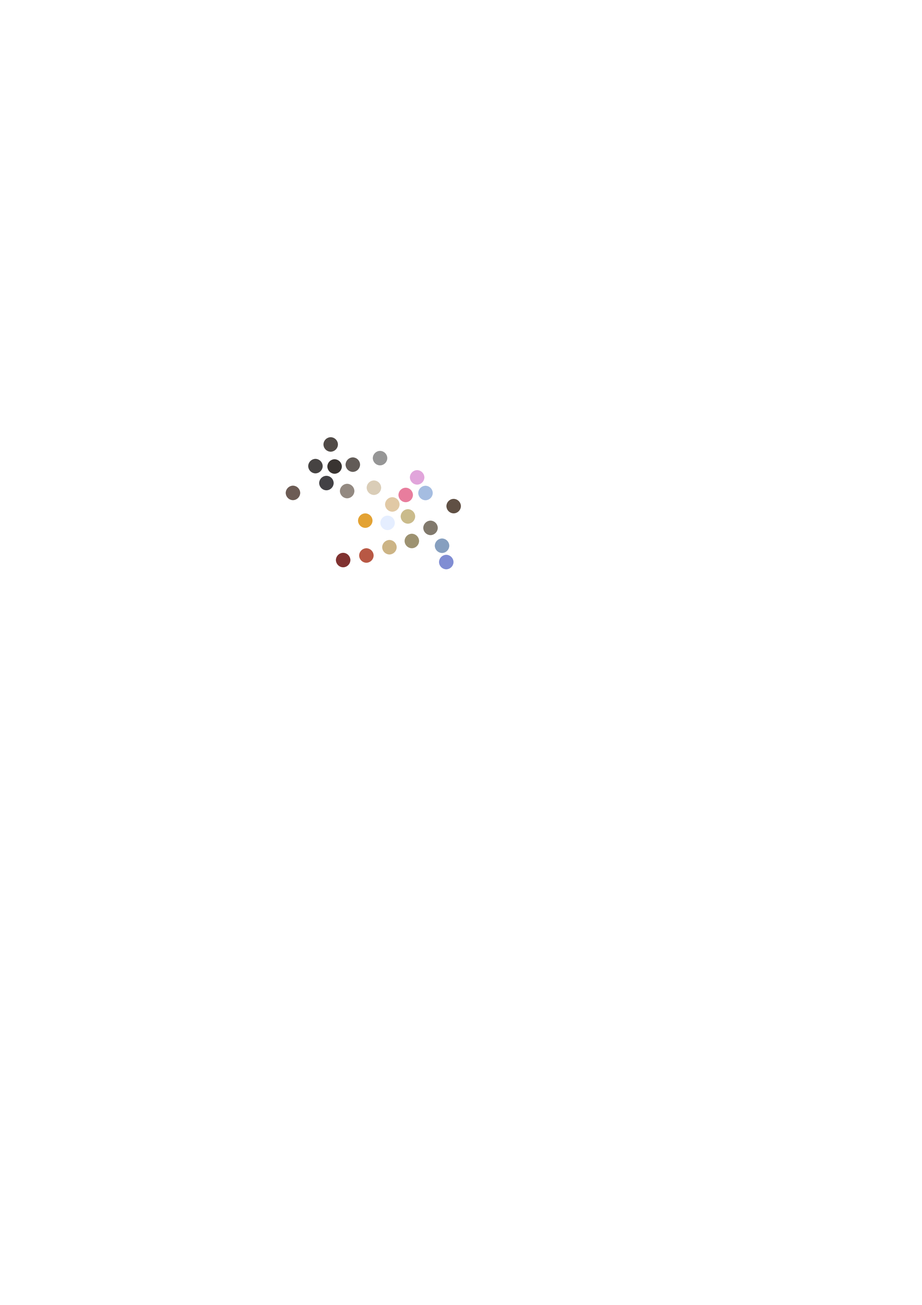
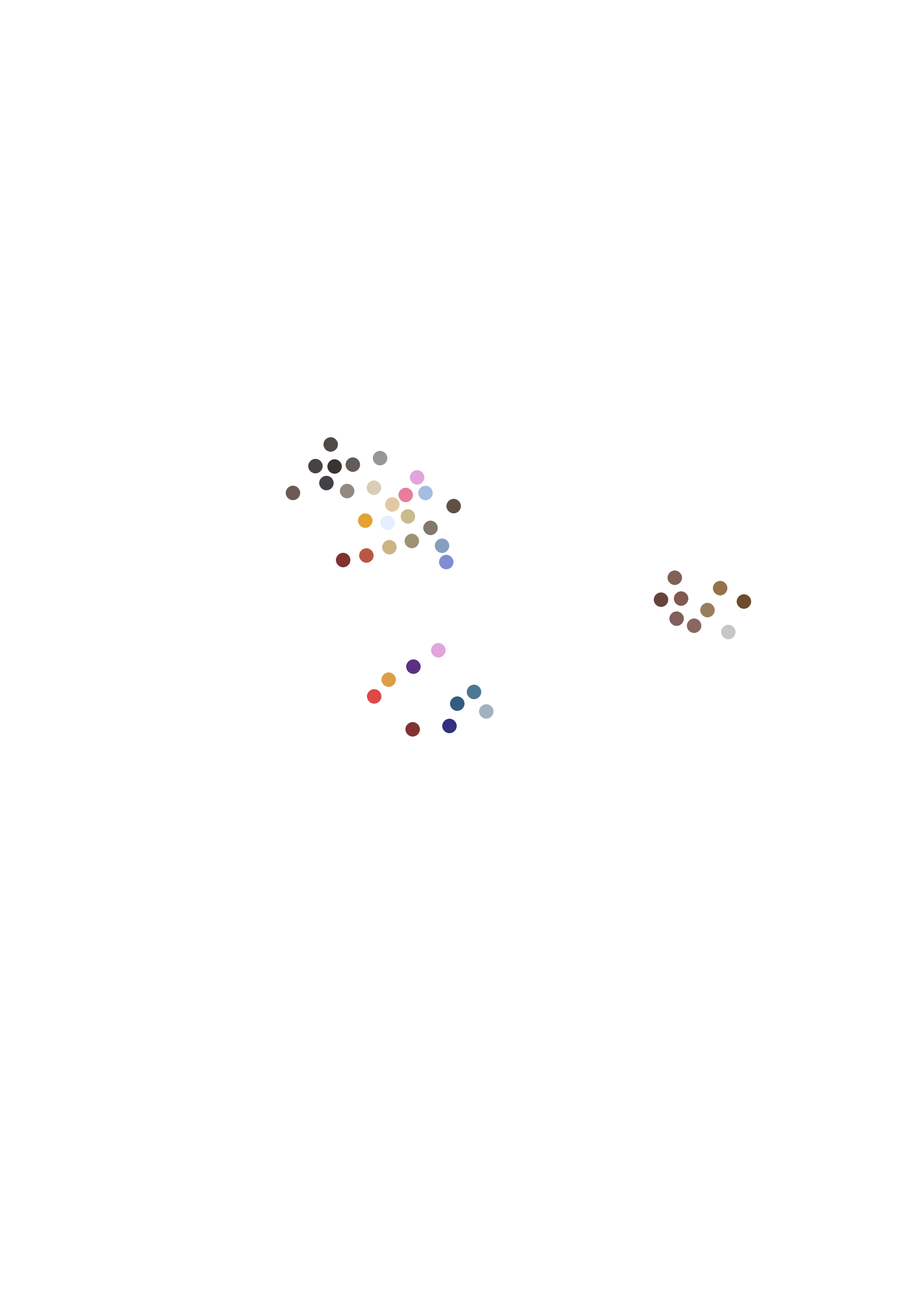
Two versions of the same layered image (922×1305). Layer-by-layer changes:
pixels changed over 367, 570, 752, 737 (layer not identified)
